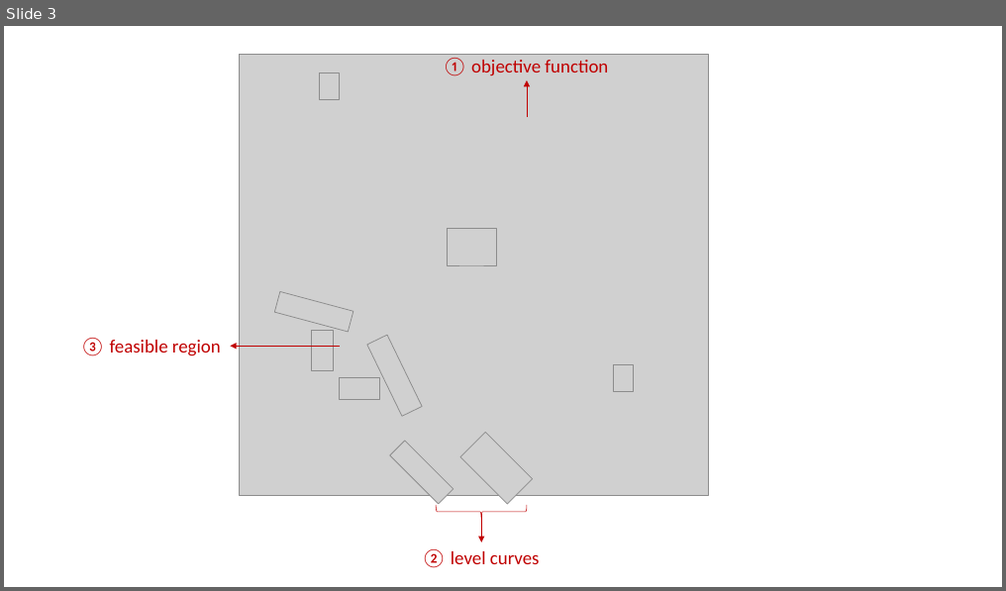
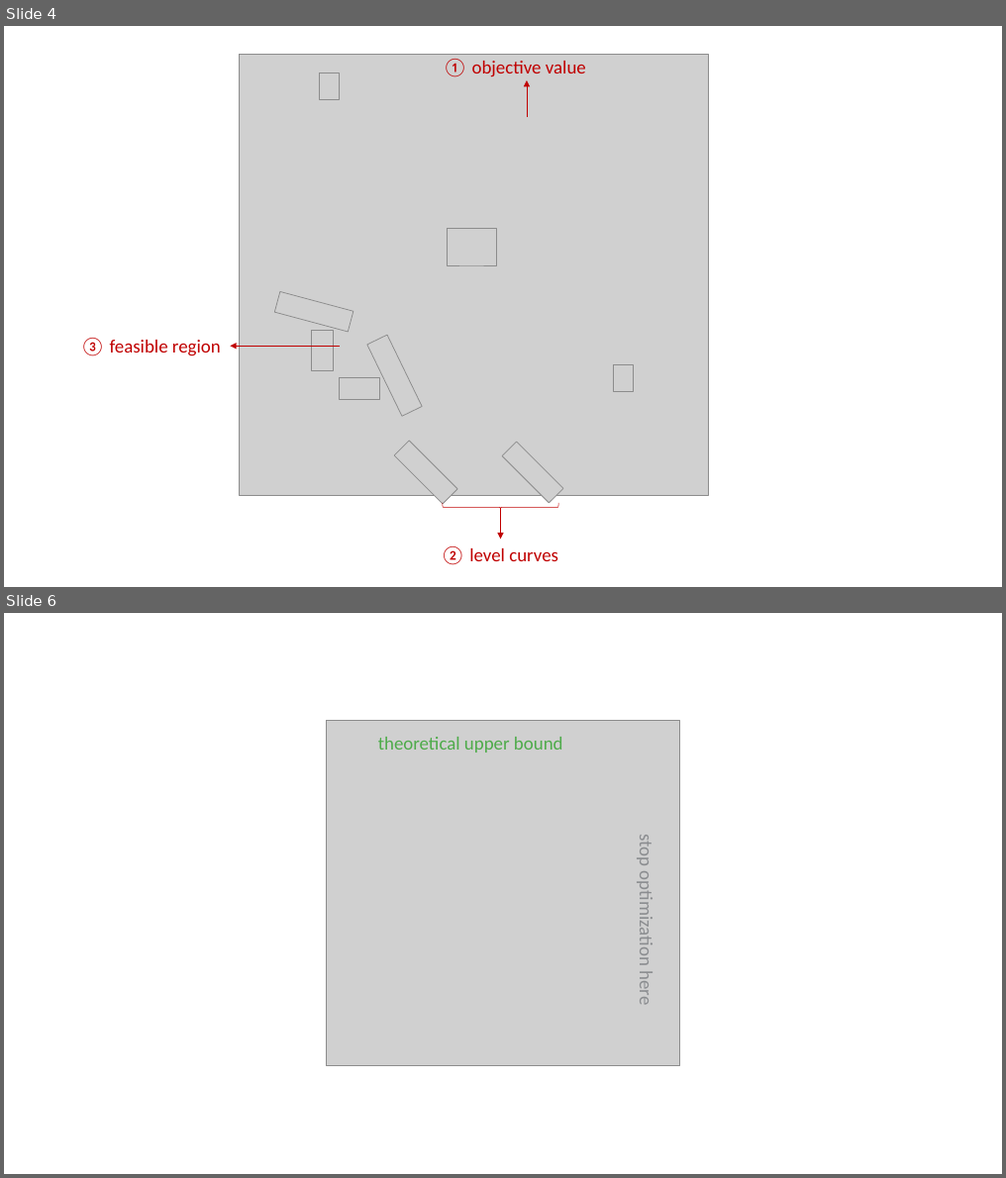
Before and after one commit to khanhnguyendata/duality, a slide deck: ppt/medium.pptx. Shown one above the other, each under a label of ours: slide 3 before the commit, slides 4 and 6 after it; the slides between them are not shown. The pictures are 1006x591 and 1006x1178 pixels, drawn with LibreOffice and Linux fonts; fonts in the diff are those of the drawing; grey boxes stand for pictures; background and template pictures are left out. Boxes give left, top, right and bottom in pixels: in the first picture for what was removed or moved away, otherwise in the second. Text is boxed around its words. In the diff, an @@ line names an element or a change of style, - is before the commit and + after.

```diff
--- a/ppt/medium.pptx
+++ b/ppt/medium.pptx
@@ slide 6 added at (4,613,1002,1174), background #FFFFFF @@
@@ picture added at (327,720,680,1065) @@
@@ text added at (378,737,563,753), 18 pt, text #4EAB4A @@
+theoretical upper bound
@@ text added at (635,837,657,1004), 18 pt, text #8A8C8F @@
+stop optimization here
@@ what was slide 3 is now slide 4 @@
@@ slide 4 changed as well @@
@@ text at (443,59,586,77): text changed @@
-① objective function
+① objective value
@@ picture: place and size @@
-picture at (390,441,453,504)
+picture at (394,441,458,504)
@@ picture: place and size @@
-picture at (461,432,533,504)
+picture at (502,442,563,503)
@@ right brace: place and size @@
-right brace at (436,505,526,519)
+right brace at (443,503,558,512)
@@ arrow moved from (481, 514) - (481, 543) to (500, 510) - (500, 540) @@
@@ text "② level curves": place and size @@
-text "② level curves" at (422,550,540,569)
+text "② level curves" at (441,547,558,566)
```
Also in this commit, not shown: 1 other slide changed, 8 other slides added, 1 slide removed, 6 other files.
